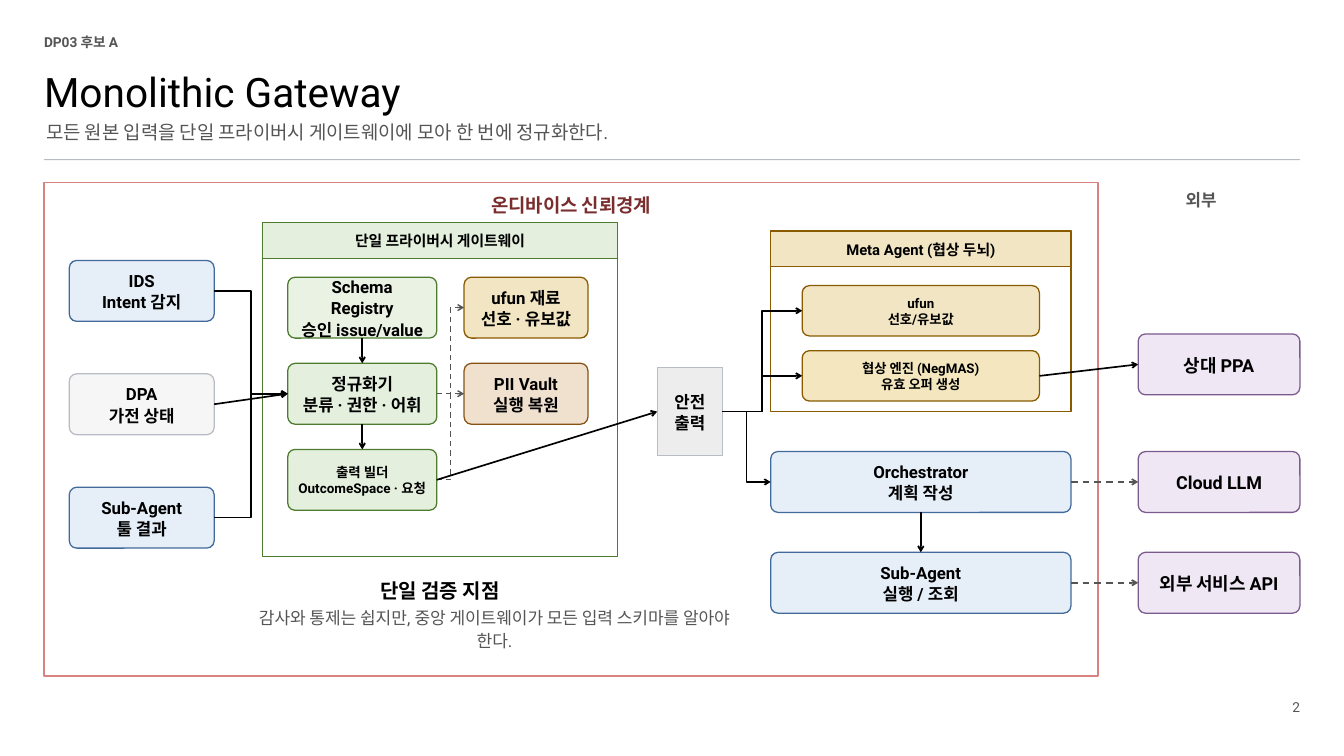
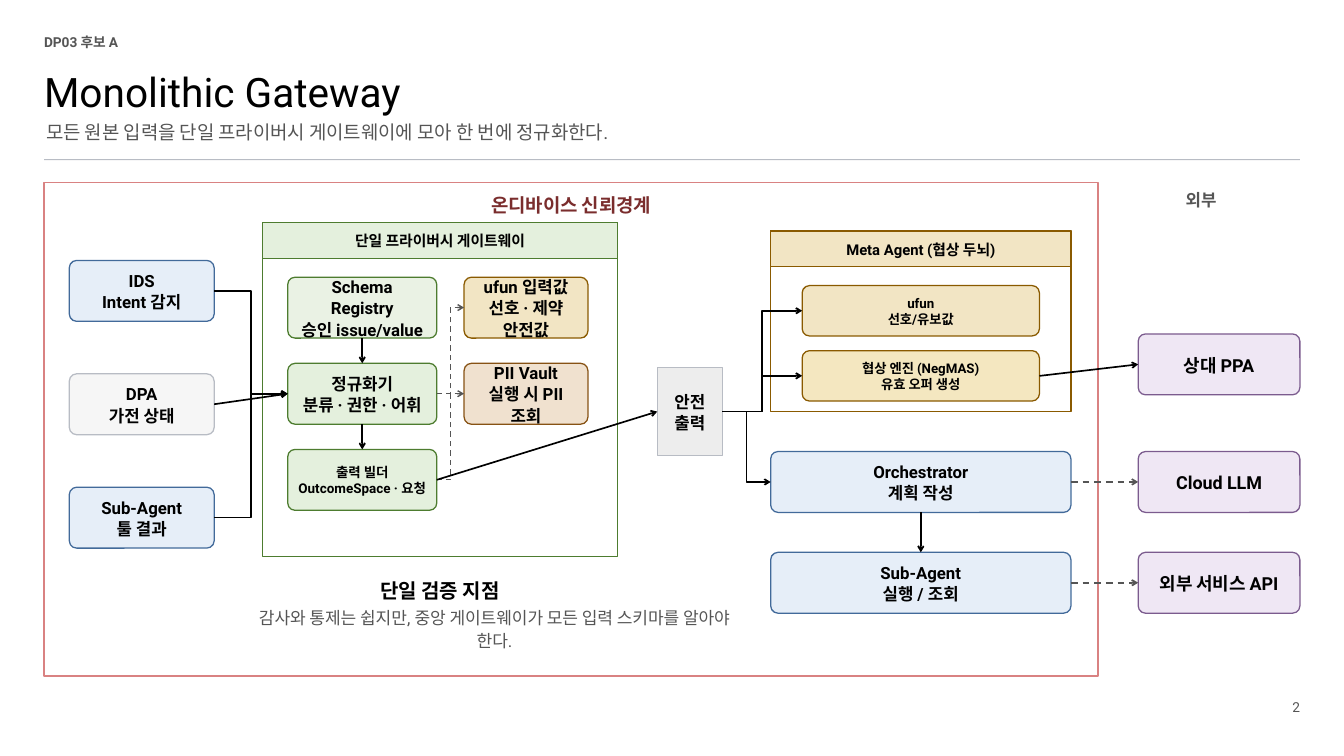
Before and after one commit to Sunwoo-Nam/architect-teamproject, a slide deck: slide 2 of poc/dp03-privacy/DP03-전체구조-3장.pptx. Drawn at 1344x756 pixels with LibreOffice and Linux fonts; fonts in the diff are those of the drawing. Boxes give left, top, right and bottom in pixels: in the first picture for what was removed or moved away, otherwise in the second. Text is boxed around its words. In the diff, an @@ line names an element or a change of style, - is before the commit and + after.

```diff
--- a/poc/dp03-privacy/DP03-전체구조-3장.pptx
+++ b/poc/dp03-privacy/DP03-전체구조-3장.pptx
@@ text in rounded rectangle at bbox=[484, 277, 568, 341]: text changed @@
-ufun 재료
-선호 · 유보값
+ufun 입력값
+선호 · 제약 안전값
@@ text in rounded rectangle at bbox=[489, 386, 564, 427]: text changed @@
-실행 복원
+실행 시 PII 조회
```
Also in this commit, not shown: 2 other slides changed, 1 other file.
